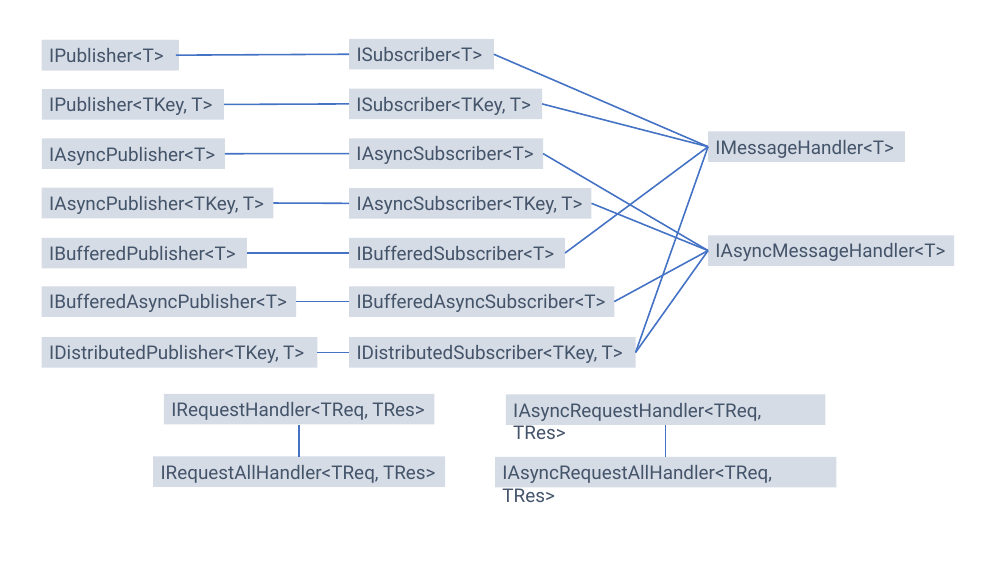
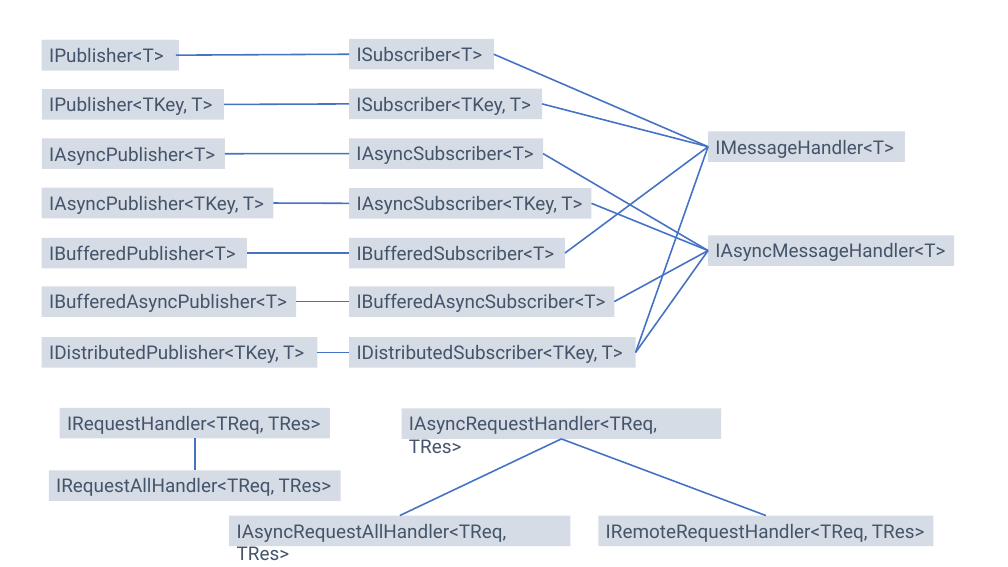
Before and after one commit to Cysharp/MessagePipe, a slide deck: slide 1 of docs/images.pptx. Drawn at 1008x567 pixels with LibreOffice and Linux fonts; fonts in the diff are those of the drawing. Boxes give left, top, right and bottom in pixels: in the first picture for what was removed or moved away, otherwise in the second. Text is boxed around its words. In the diff, an @@ line names an element or a change of style, - is before the commit and + after.

```diff
--- a/docs/images.pptx
+++ b/docs/images.pptx
@@ 3 rectangles, 1 line: place and size @@
-3 rectangles, 1 line at [154, 394, 826, 487]
+3 rectangles, 1 line at [49, 408, 721, 501]
@@ line moved from (666, 425) - (666, 457) to (562, 439) - (400, 516) @@
@@ line added from (562, 439) to (766, 516), #4472C4 1.5 pt @@
@@ rectangle "IAsyncRequestAllHandler<TReq, TRes>": place and size @@
-rectangle "IAsyncRequestAllHandler<TReq, TRes>" at [495, 457, 836, 487]
+rectangle "IAsyncRequestAllHandler<TReq, TRes>" at [229, 516, 570, 546]
@@ rectangle added at [598, 516, 933, 546], fill #D6DCE5, 18 pt, text #44546A @@
+IRemoteRequestHandler<TReq, TRes>
```
Also in this commit, not shown: 2 slides added, 2 other files.
